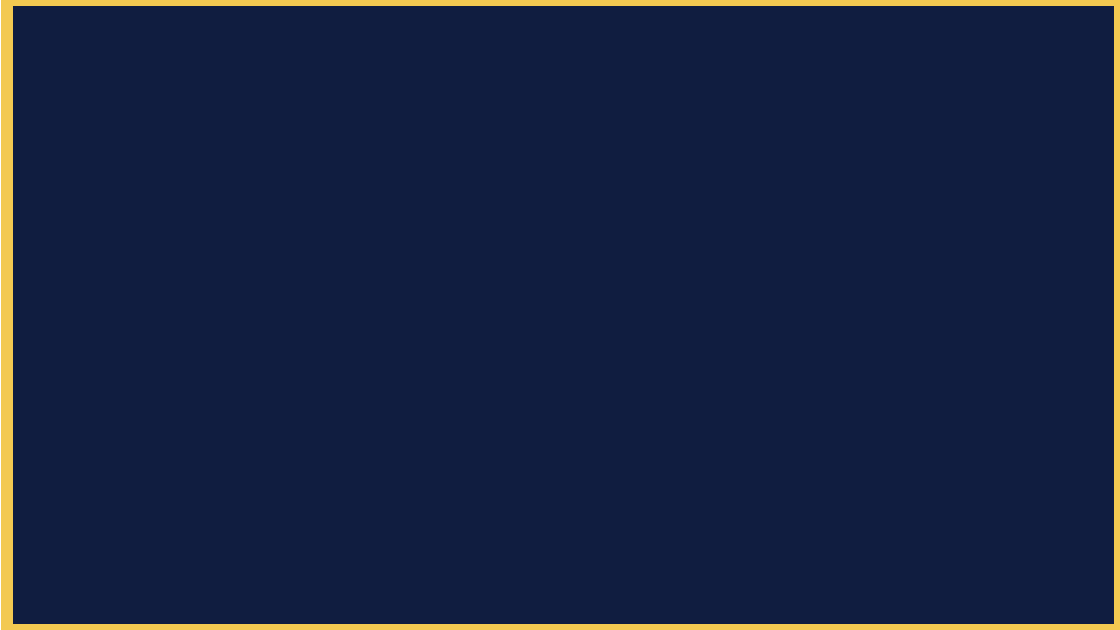
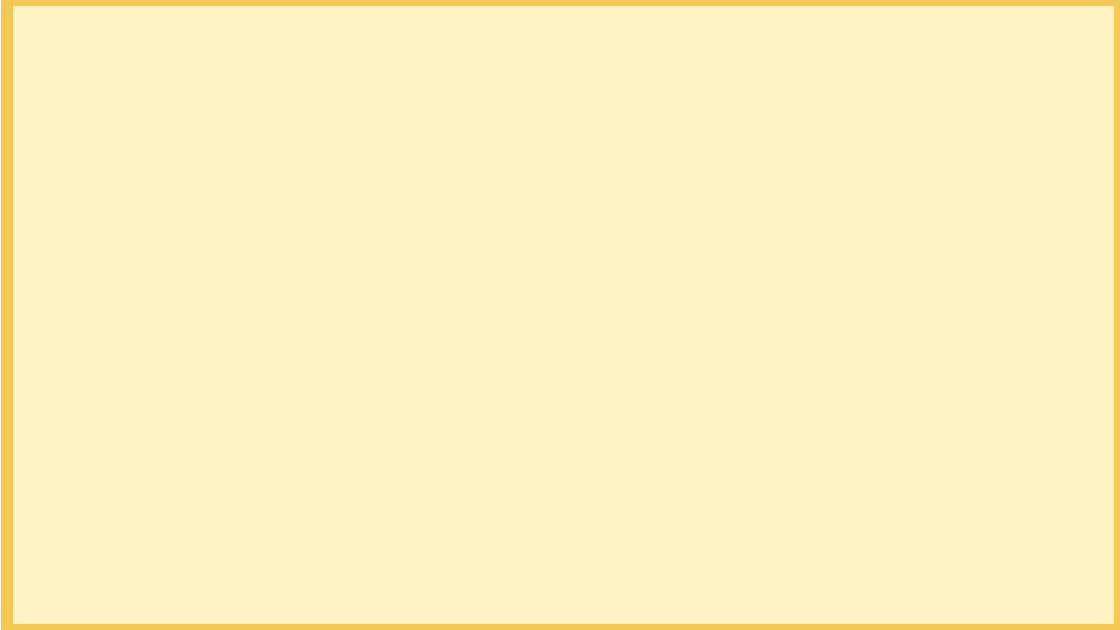
Before and after one commit to OGYWORLD/Secret_Hitler, a slide deck: slide 13 of 내포토샵.pptx. Drawn at 1120x630 pixels with LibreOffice and Linux fonts; fonts in the diff are those of the drawing. Boxes give left, top, right and bottom in pixels: in the first picture for what was removed or moved away, otherwise in the second. Text is boxed around its words. In the diff, an @@ line names an element or a change of style, - is before the commit and + after.

Commit message:
edit

```diff
--- a/내포토샵.pptx
+++ b/내포토샵.pptx
@@ rectangle at [7,0,1120,630]: fill #101D40 to #FDF2C3 @@
```
Also in this commit, not shown: 7 slides added.
